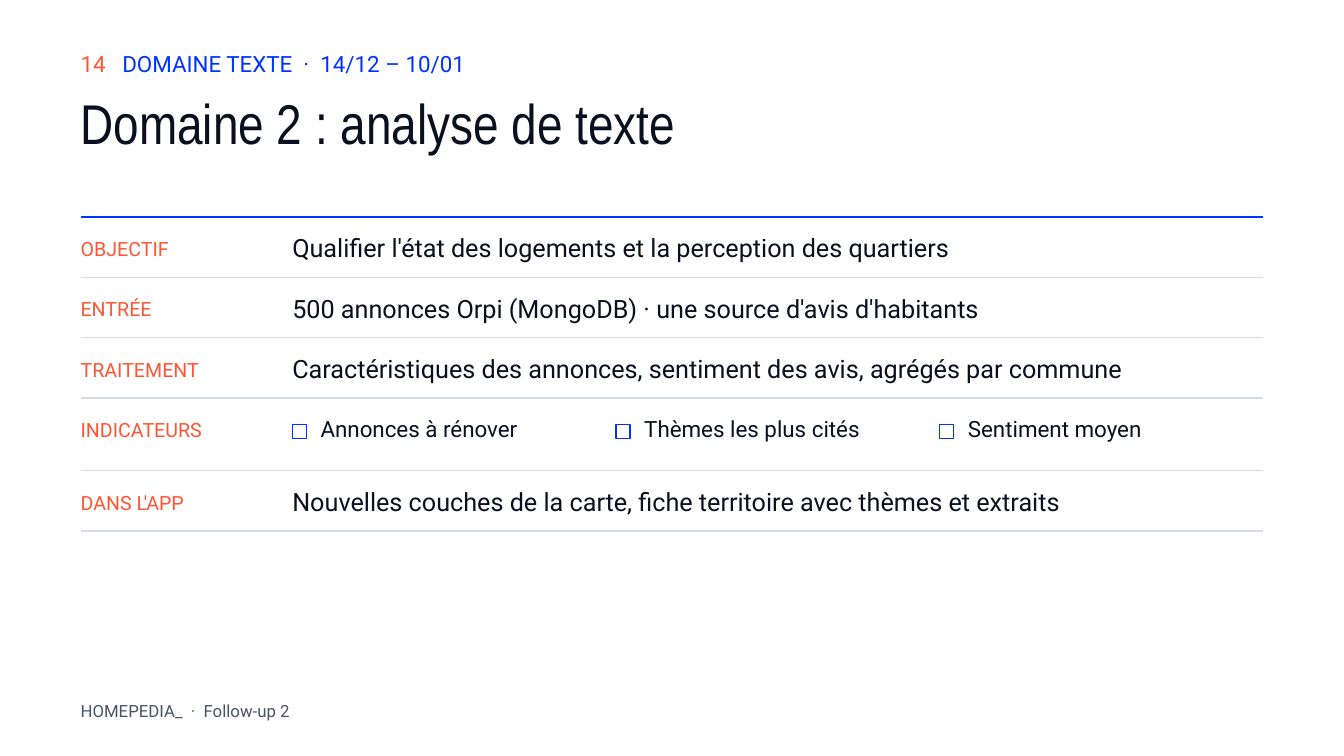
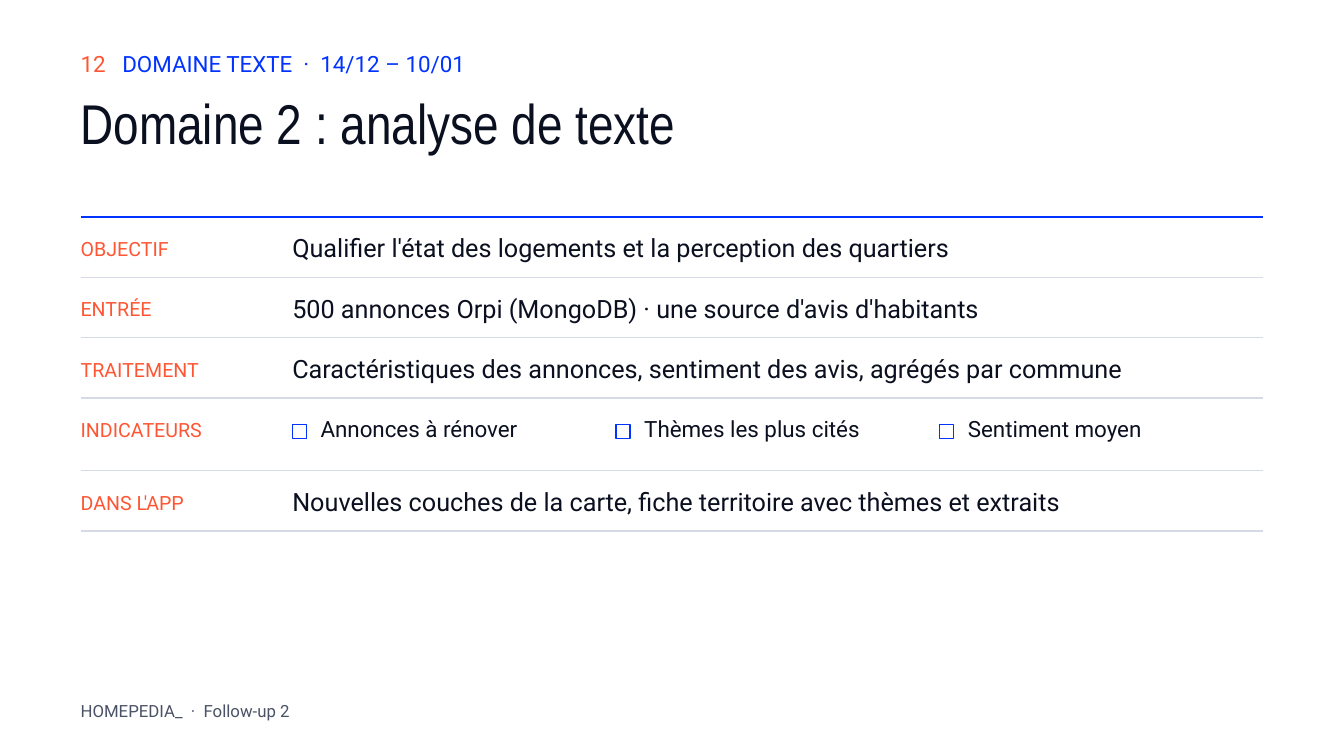
Before and after one commit to NicolasThao/T-DAT-901-Homepedia, a slide deck: slide 12 of docs/followup2/Homepedia_Follow-up_2.pptx (slide 14 before the commit). Drawn at 1344x756 pixels with LibreOffice and Linux fonts; fonts in the diff are those of the drawing. Boxes give left, top, right and bottom in pixels: in the first picture for what was removed or moved away, otherwise in the second. Text is boxed around its words. In the diff, an @@ line names an element or a change of style, - is before the commit and + after.

```diff
--- a/docs/followup2/Homepedia_Follow-up_2.pptx
+++ b/docs/followup2/Homepedia_Follow-up_2.pptx
@@ text at (81,56,465,74): text changed @@
-14 DOMAINE TEXTE · 14/12 – 10/01
+12 DOMAINE TEXTE · 14/12 – 10/01
```
Also in this commit, not shown: 8 other slides changed, 2 slides removed, 13 other files.
